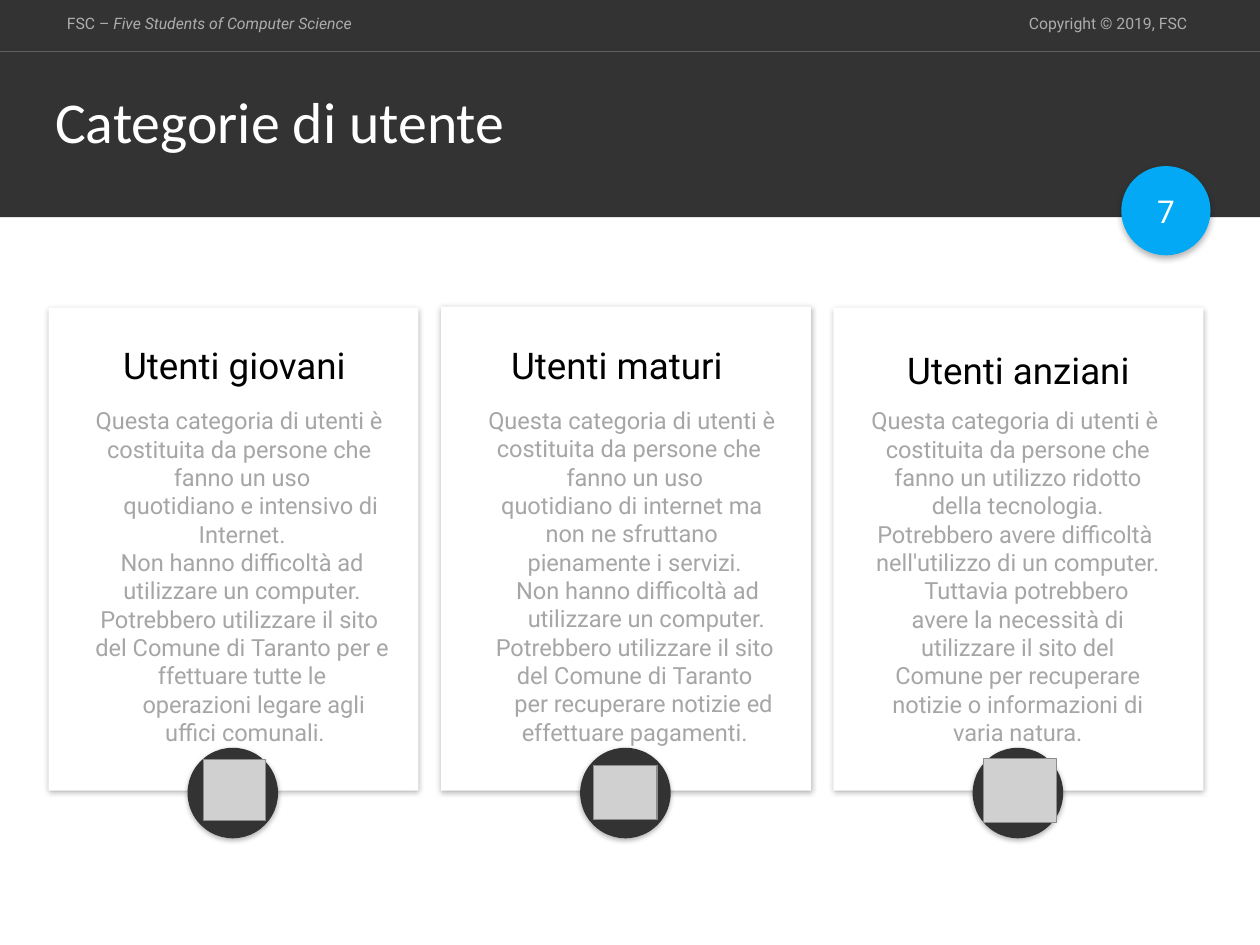
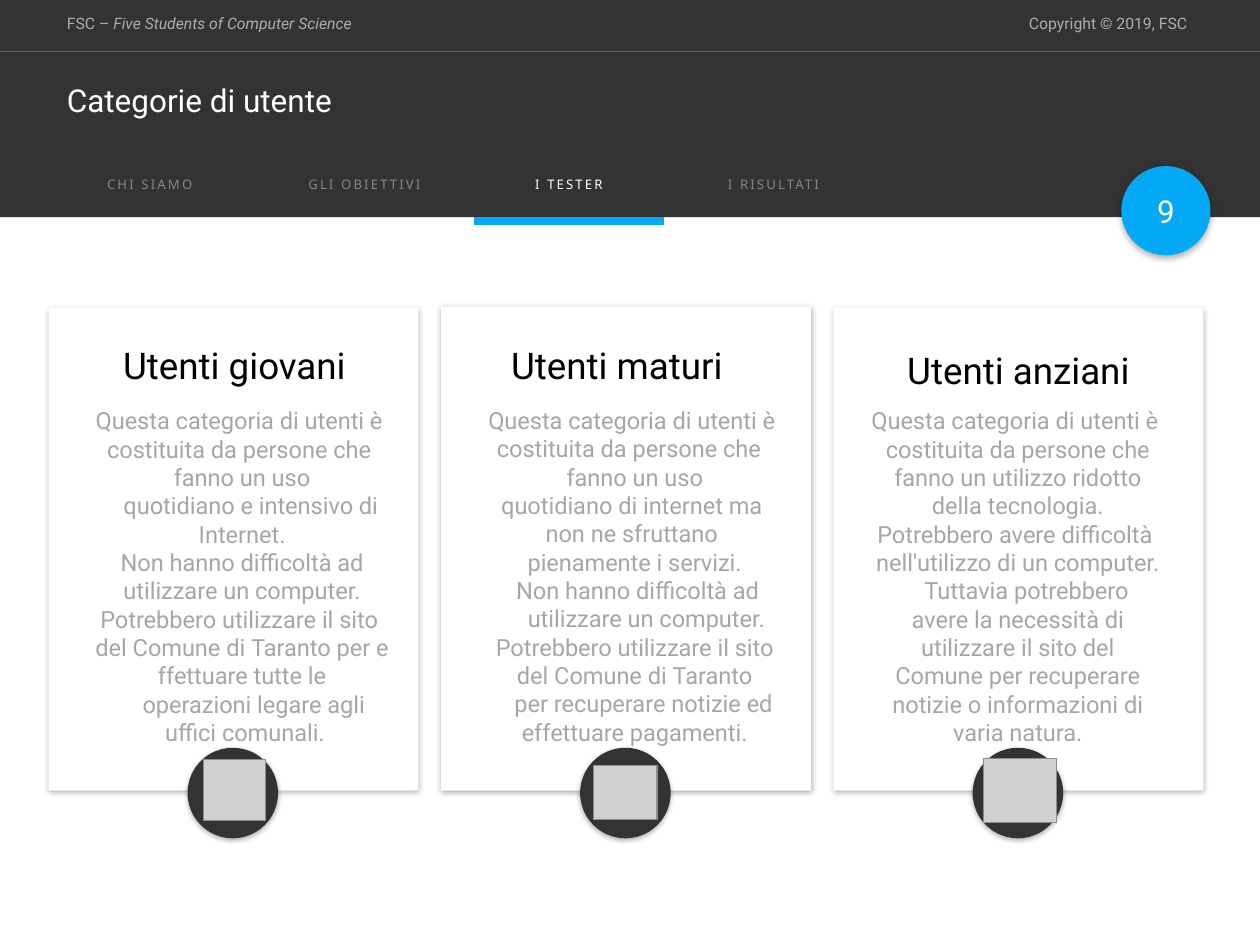
Before and after one commit to espositoandrea/ReportIUM, a slide deck: slide 9 of presentation/Presentazione IUM.pptx (slide 7 before the commit). Drawn at 1260x945 pixels with LibreOffice and Linux fonts; fonts in the diff are those of the drawing; grey boxes stand for pictures. Boxes give left, top, right and bottom in pixels: in the first picture for what was removed or moved away, otherwise in the second. Text is boxed around its words. In the diff, an @@ line names an element or a change of style, - is before the commit and + after.

```diff
--- a/presentation/Presentazione IUM.pptx
+++ b/presentation/Presentazione IUM.pptx
@@ title "Categorie di utente": place and size @@
-title "Categorie di utente" at <box>55,103,504,153</box>
+title "Categorie di utente" at <box>67,88,332,119</box>
@@ title "Categorie di utente" at <box>67,88,332,119</box>: size 33 to 18 pt, font Calibri to Roboto @@
@@ text added at <box>535,179,602,189</box>, 7.5 pt, text #FFFFFF @@
+I TESTER
@@ text added at <box>107,180,192,189</box>, 7.5 pt, text #858585 @@
+CHI SIAMO
@@ text added at <box>308,180,420,189</box>, 7.5 pt, text #858585 @@
+GLI OBIETTIVI
@@ text added at <box>728,180,732,189</box>, 7.5 pt, text #858585 @@
+I RISULTATI
@@ page number at <box>1157,200,1175,223</box>: text changed @@
-7
+9
@@ line added from (474, 220) to (664, 220), #03A9F4 4.5 pt @@
```
Also in this commit, not shown: 11 other slides changed, 2 other files.
